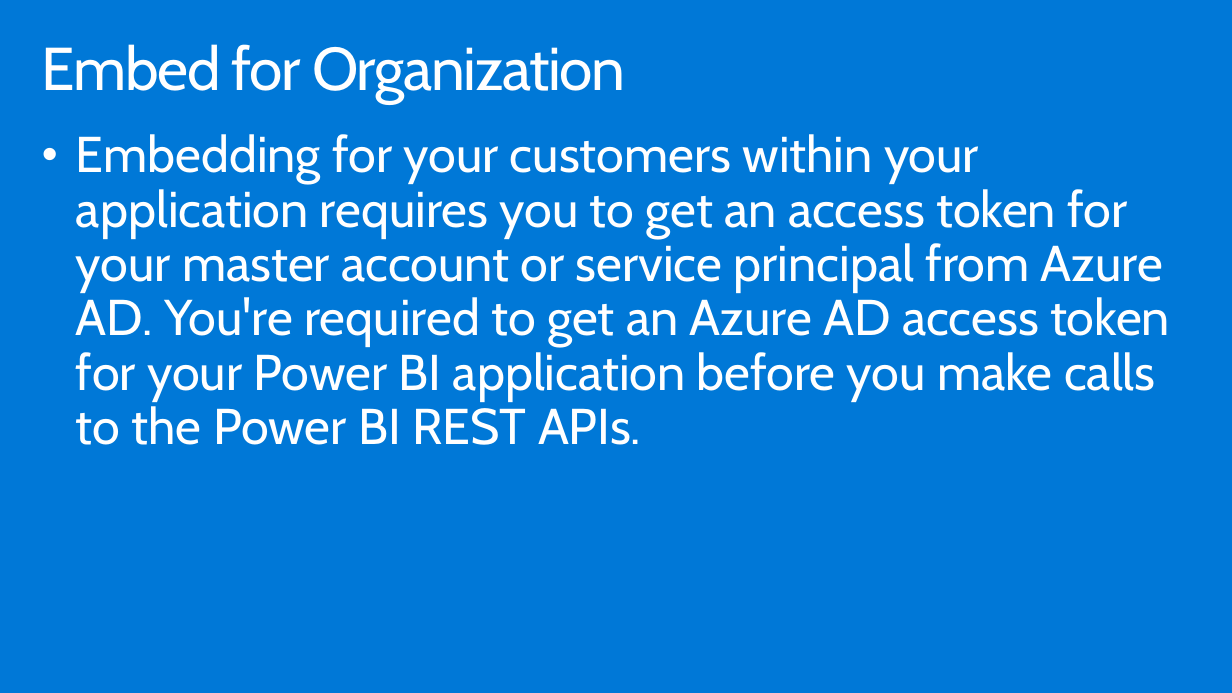
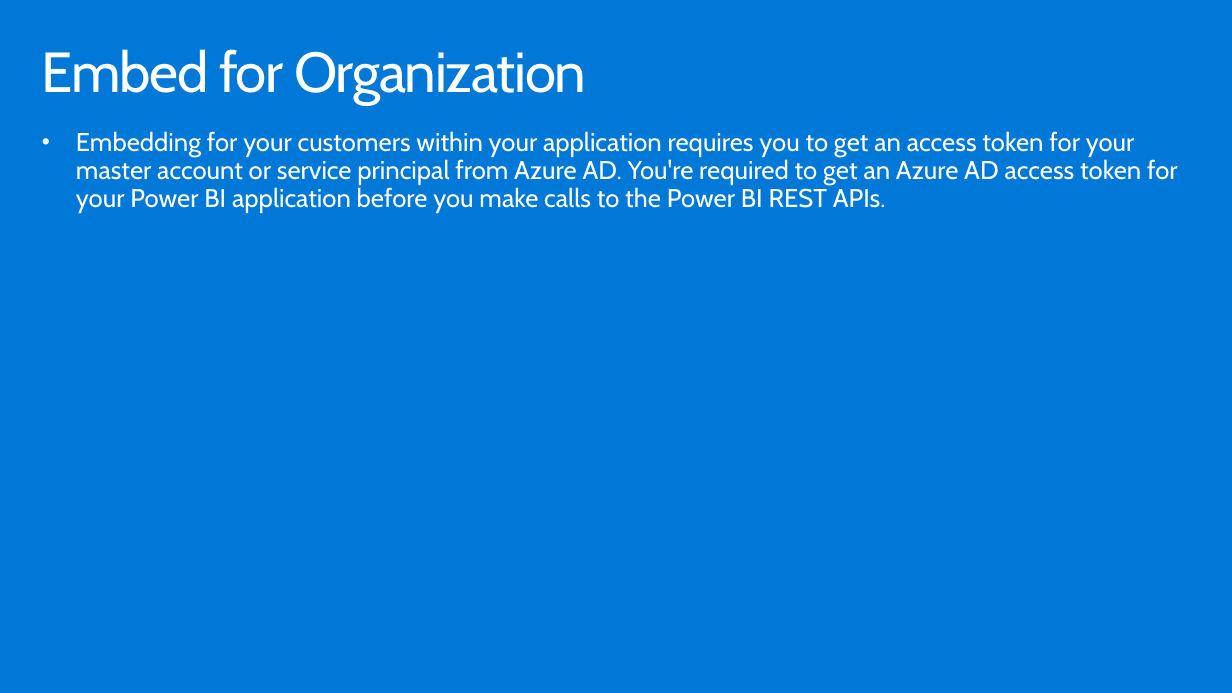
Before and after one commit to hnc198/AzurePowerBI, a slide deck: slide 17 of 4. Hands-on Modules/Embedding/5. Ways to Embed Power BI objects.pptx (slide 7 before the commit). Drawn at 1232x693 pixels with LibreOffice and Linux fonts; fonts in the diff are those of the drawing. Boxes give left, top, right and bottom in pixels: in the first picture for what was removed or moved away, otherwise in the second. Text is boxed around its words. In the diff, an @@ line names an element or a change of style, - is before the commit and + after.

```diff
--- a/4. Hands-on Modules/Embedding/5. Ways to Embed Power BI objects.pptx
+++ b/4. Hands-on Modules/Embedding/5. Ways to Embed Power BI objects.pptx
@@ title "Embed for Organization" at [42, 49, 586, 105]: size 47 to 44 pt; vertical alignment top to middle @@
@@ text "Embedding for your customers within ..." at [76, 131, 1178, 212]: size 39.2 to 20 pt; less space between paragraphs @@
```
Also in this commit, not shown: 9 other slides changed, 12 slides added, 5 slides removed, 4 other files.
